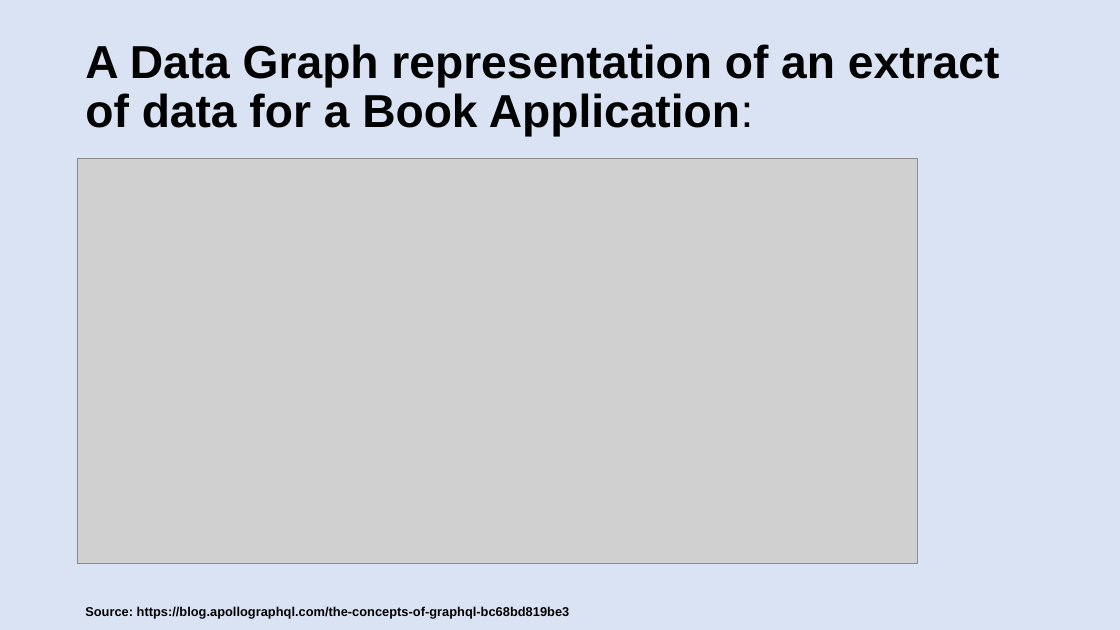
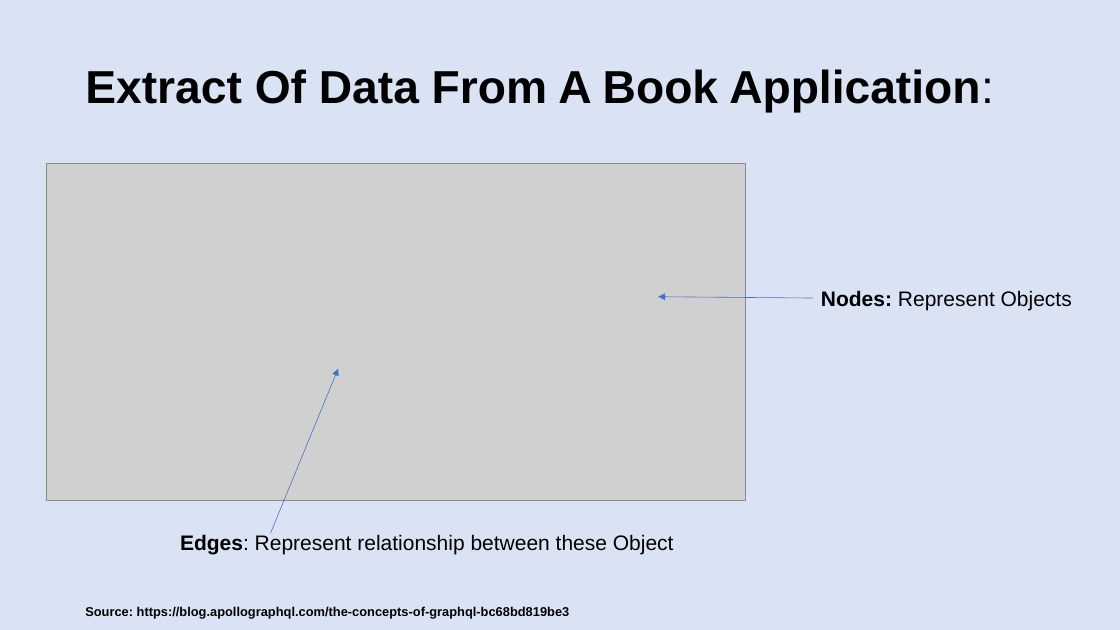
Before and after one commit to patelg123/graphql-presentation, a slide deck: slide 6 of current.pptx. Drawn at 1120x630 pixels with LibreOffice and Linux fonts; fonts in the diff are those of the drawing; grey boxes stand for pictures. Boxes give left, top, right and bottom in pixels: in the first picture for what was removed or moved away, otherwise in the second. Text is boxed around its words. In the diff, an @@ line names an element or a change of style, - is before the commit and + after.

Commit message:
more changes

```diff
--- a/current.pptx
+++ b/current.pptx
@@ title at box(85, 69, 994, 112): text changed @@
-A Data Graph representation of an extract of data for a Book Application:
+Extract Of Data From A Book Application:
@@ picture: place and size @@
-picture at box(77, 159, 918, 564)
+picture at box(46, 164, 746, 501)
@@ arrow added from (813, 298) to (659, 297), #4472C4 0.5 pt @@
@@ text added at box(821, 290, 1072, 310), 18 pt, text #000000 @@
+Nodes: Represent Objects
@@ arrow added from (271, 534) to (339, 369), #4472C4 0.5 pt @@
@@ text added at box(180, 534, 674, 554), 18 pt, text #000000 @@
+Edges: Represent relationship between these Object
```
Also in this commit, not shown: 15 other slides changed, 1 slide added, 1 slide removed.
